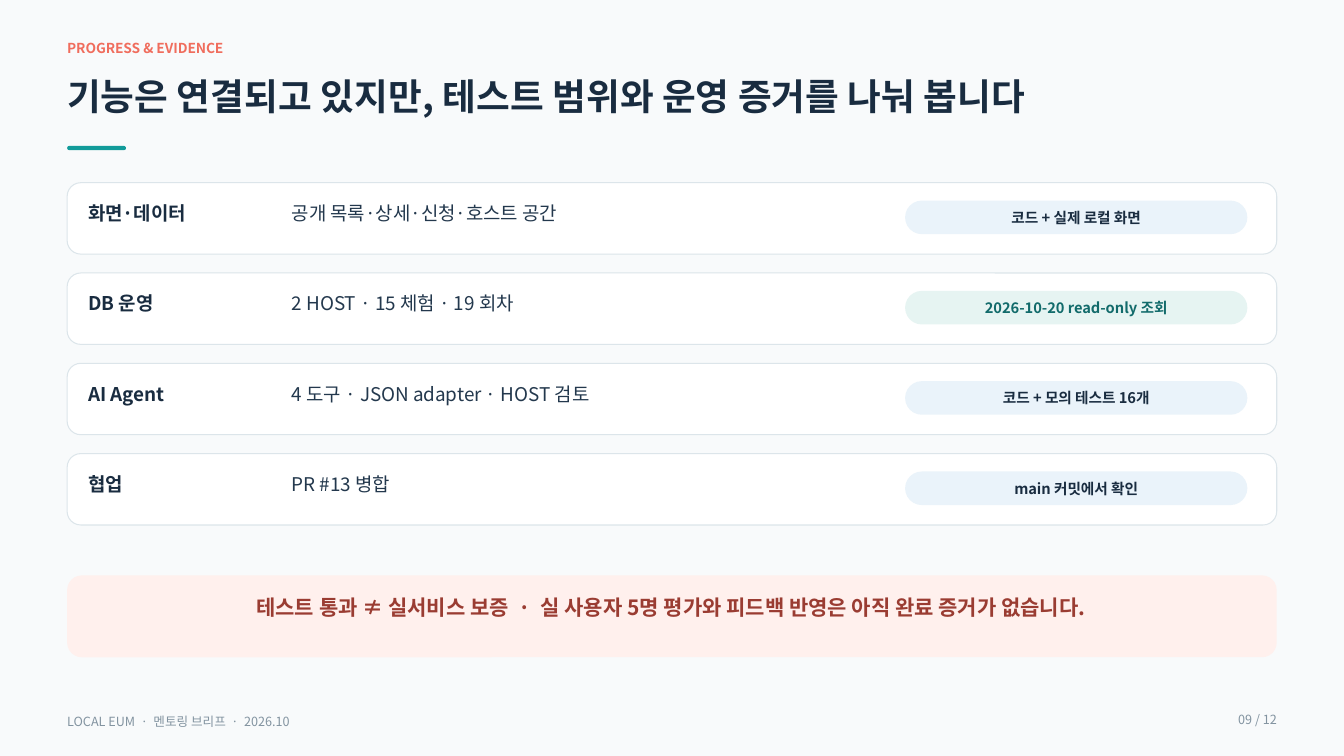
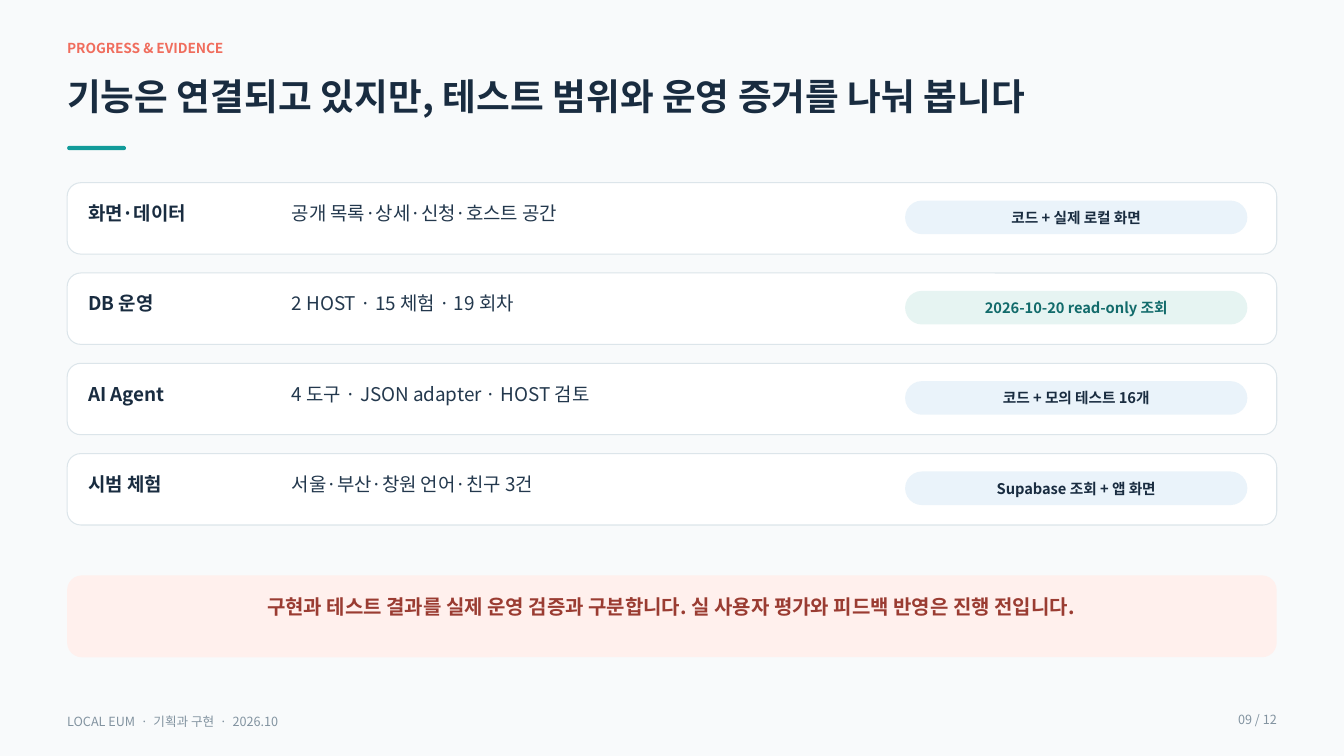
Before and after one commit to inyoung7-lab/AI-Travel-Planner, a slide deck: slide 9 of docs/local-eum/mentoring/LOCAL_EUM_MENTORING.pptx. Drawn at 1344x756 pixels with LibreOffice and Linux fonts; fonts in the diff are those of the drawing. Boxes give left, top, right and bottom in pixels: in the first picture for what was removed or moved away, otherwise in the second. Text is boxed around its words. In the diff, an @@ line names an element or a change of style, - is before the commit and + after.

Commit message:
docs(local-eum): center mentoring deck on product intent

```diff
--- a/docs/local-eum/mentoring/LOCAL_EUM_MENTORING.pptx
+++ b/docs/local-eum/mentoring/LOCAL_EUM_MENTORING.pptx
@@ text at bbox=[88, 475, 162, 493]: text changed @@
-협업
+시범 체험
@@ text at bbox=[292, 475, 533, 493]: text changed @@
-PR #13 병합
+서울·부산·창원 언어·친구 3건
@@ text at bbox=[997, 481, 1156, 497]: text changed @@
-main 커밋에서 확인
+Supabase 조회 + 앱 화면
@@ text at bbox=[267, 597, 1074, 616]: text changed; size 15 to 14.2 pt @@
-테스트 통과 ≠ 실서비스 보증 · 실 사용자 5명 평가와 피드백 반영은 아직 완료 증거가 없습니다.
+구현과 테스트 결과를 실제 운영 검증과 구분합니다. 실 사용자 평가와 피드백 반영은 진행 전입니다.
@@ text at bbox=[67, 715, 278, 727]: text changed @@
-LOCAL EUM · 멘토링 브리프 · 2026.10
+LOCAL EUM · 기획과 구현 · 2026.10
```
Also in this commit, not shown: 10 other slides changed, 1 slide added, 1 slide removed, 7 other files.
